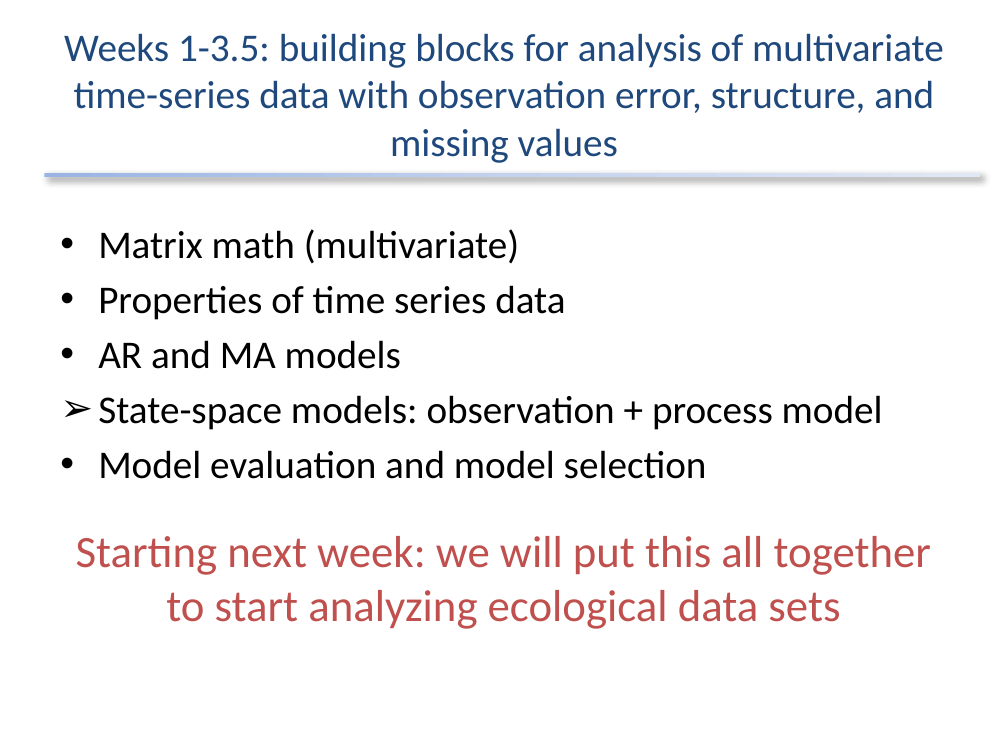
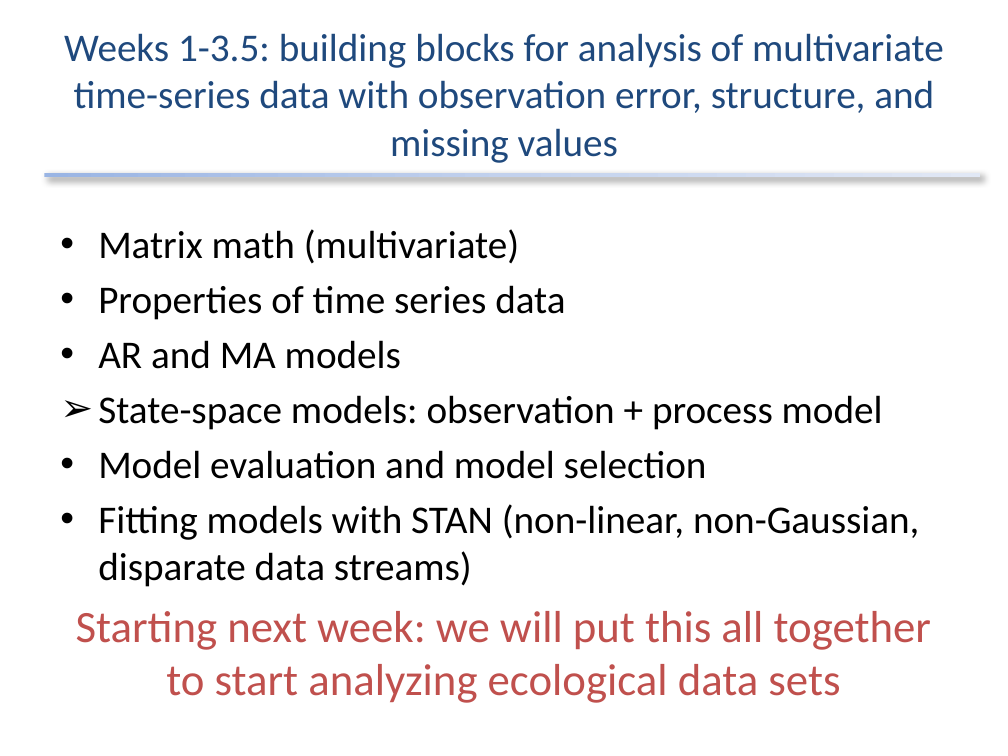
Before and after one commit to atsa-es/atsa, a slide deck: slide 3 of Lectures/Week 3/lec_05_uni_state_space.pptx. Drawn at 1008x756 pixels with LibreOffice and Linux fonts; fonts in the diff are those of the drawing. Boxes give left, top, right and bottom in pixels: in the first picture for what was removed or moved away, otherwise in the second. Text is boxed around its words. In the diff, an @@ line names an element or a change of style, - is before the commit and + after.

```diff
--- a/Lectures/Week 3/lec_05_uni_state_space.pptx
+++ b/Lectures/Week 3/lec_05_uni_state_space.pptx
@@ text at (98,504,919,587): paragraph added @@
+• Fitting models with STAN (non-linear, non-Gaussian, disparate data streams)
```
Also in this commit, not shown: 5 other slides changed, 3 slides added, 1 slide removed, 6 other files.
